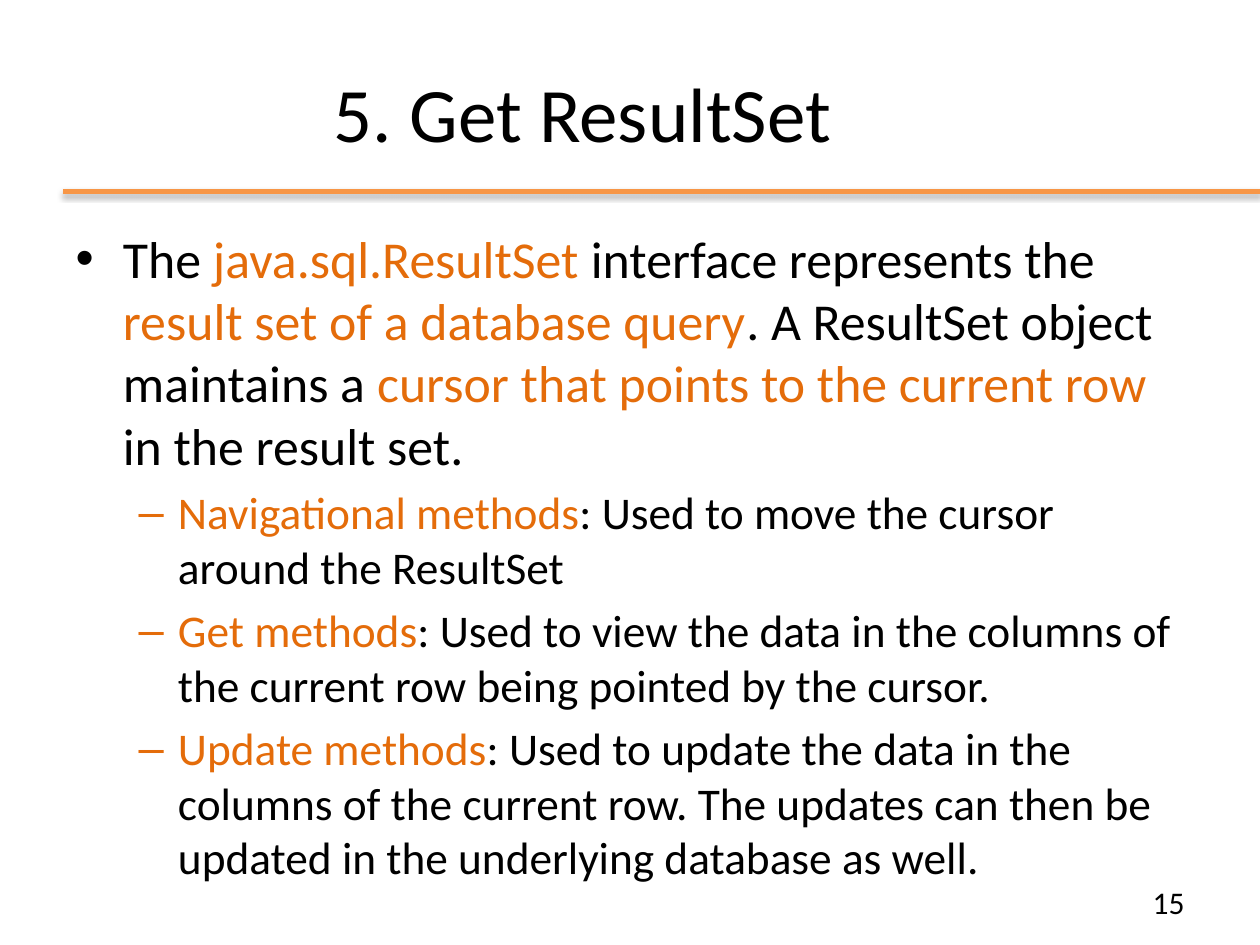
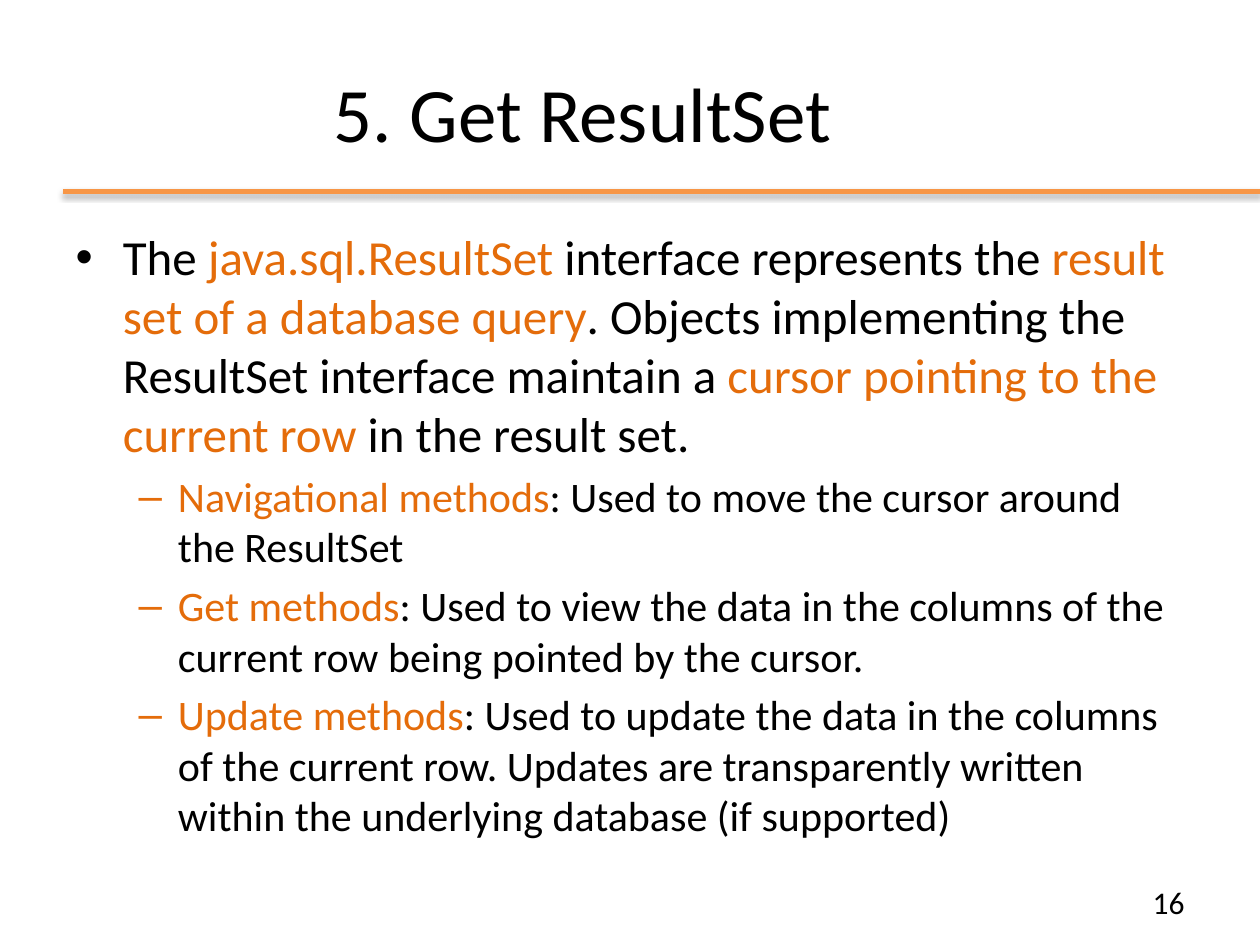
Before and after one commit to Andrea99-beep/ooprogramming, a slide deck: slide 16 of slides/ppt/08_JDBC.pptx (slide 15 before the commit). Drawn at 1260x945 pixels with LibreOffice and Linux fonts; fonts in the diff are those of the drawing; background and template pictures are left out. Boxes give left, top, right and bottom in pixels: in the first picture for what was removed or moved away, otherwise in the second. Text is boxed around its words. In the diff, an @@ line names an element or a change of style, - is before the commit and + after.

```diff
--- a/slides/ppt/08_JDBC.pptx
+++ b/slides/ppt/08_JDBC.pptx
@@ text at (x1=123, y1=241, x2=1165, y2=453): text changed; size 29.6 to 28 pt; text colour #E46C0A to #000000 @@
-• The java.sql.ResultSet interface represents the result set of a database query. A ResultSet object maintains a cursor that points to the current row in the result set.
+• The java.sql.ResultSet interface represents the result set of a database query. Objects implementing the ResultSet interface maintain a cursor pointing to the current row in the result set.
@@ text at (x1=178, y1=482, x2=1164, y2=680): size 25.9 to 24 pt in "Navigational methods: Used to move the cursor ...", "Get methods: Used to view the data ..." @@
@@ text at (x1=178, y1=700, x2=1158, y2=839): text changed; size 25.9 to 24 pt @@
-  – Update methods: Used to update the data in the columns of the current row. The updates can then be updated in the underlying database as well.
+  – Update methods: Used to update the data in the columns of the current row. Updates are transparently written within the underlying database (if supported)
@@ page number at (x1=1153, y1=892, x2=1185, y2=915): text changed @@
-15
+16
```
Also in this commit, not shown: 15 other slides changed, 1 slide added, 1 slide removed, 13 other files.
